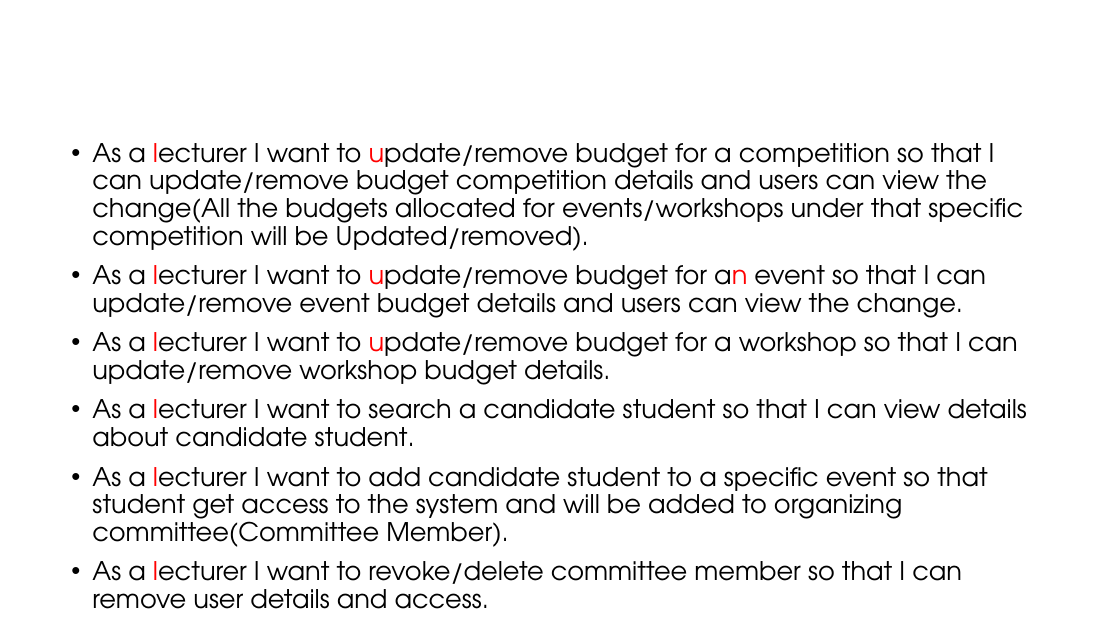
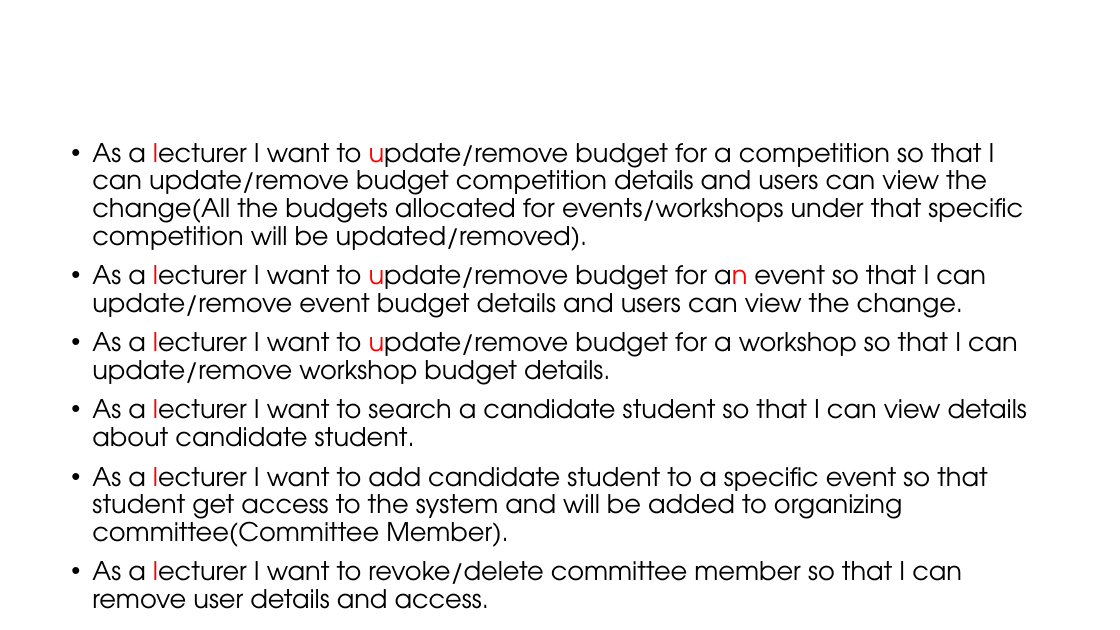
Before and after one commit to Sajith16/CSSEDocs, a slide deck: slide 10 of CodeFest-Management-Tool.pptx. Drawn at 1120x630 pixels with LibreOffice and Linux fonts; fonts in the diff are those of the drawing; background and template pictures are left out. Boxes give left, top, right and bottom in pixels: in the first picture for what was removed or moved away, otherwise in the second. Text is boxed around its words. In the diff, an @@ line names an element or a change of style, - is before the commit and + after.

Commit message:
updated

```diff
--- a/CodeFest-Management-Tool.pptx
+++ b/CodeFest-Management-Tool.pptx
@@ text at bbox=[92, 143, 1023, 251]: text changed @@
-• As a lecturer I want to update/remove budget for a competition so that I can update/remove budget competition details and users can view the change(All the budgets allocated for events/workshops under that specific competition will be Updated/removed).
+• As a lecturer I want to update/remove budget for a competition so that I can update/remove budget competition details and users can view the change(All the budgets allocated for events/workshops under that specific competition will be updated/removed).
```
Also in this commit, not shown: 1 other slide changed.
